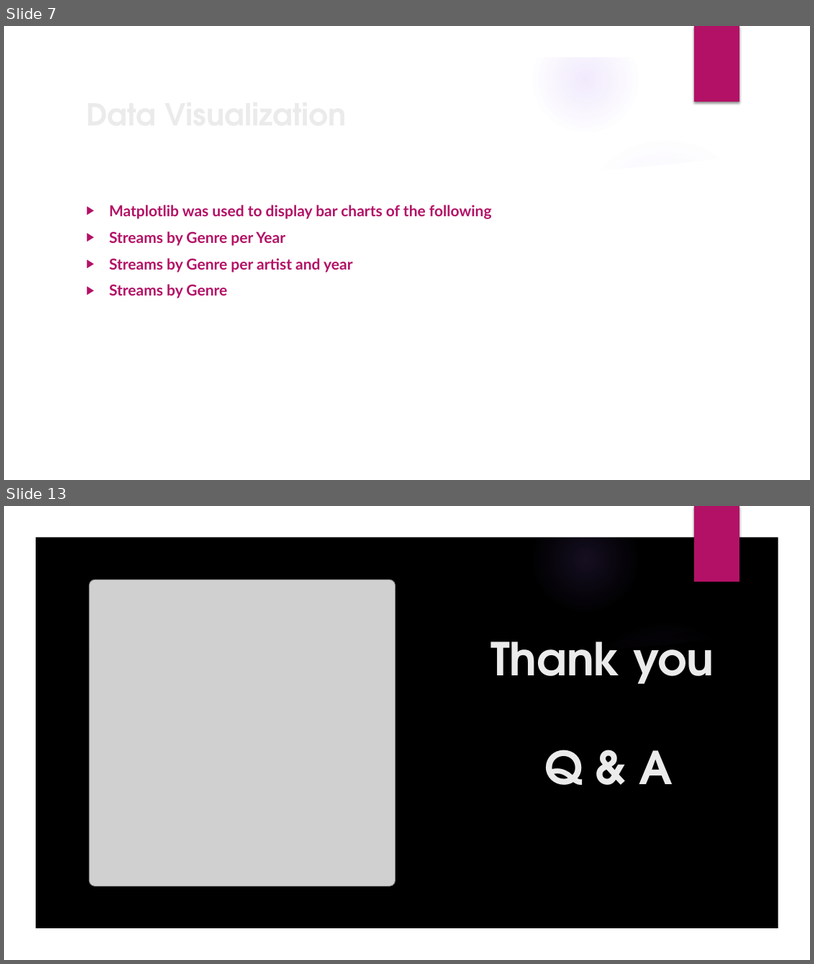
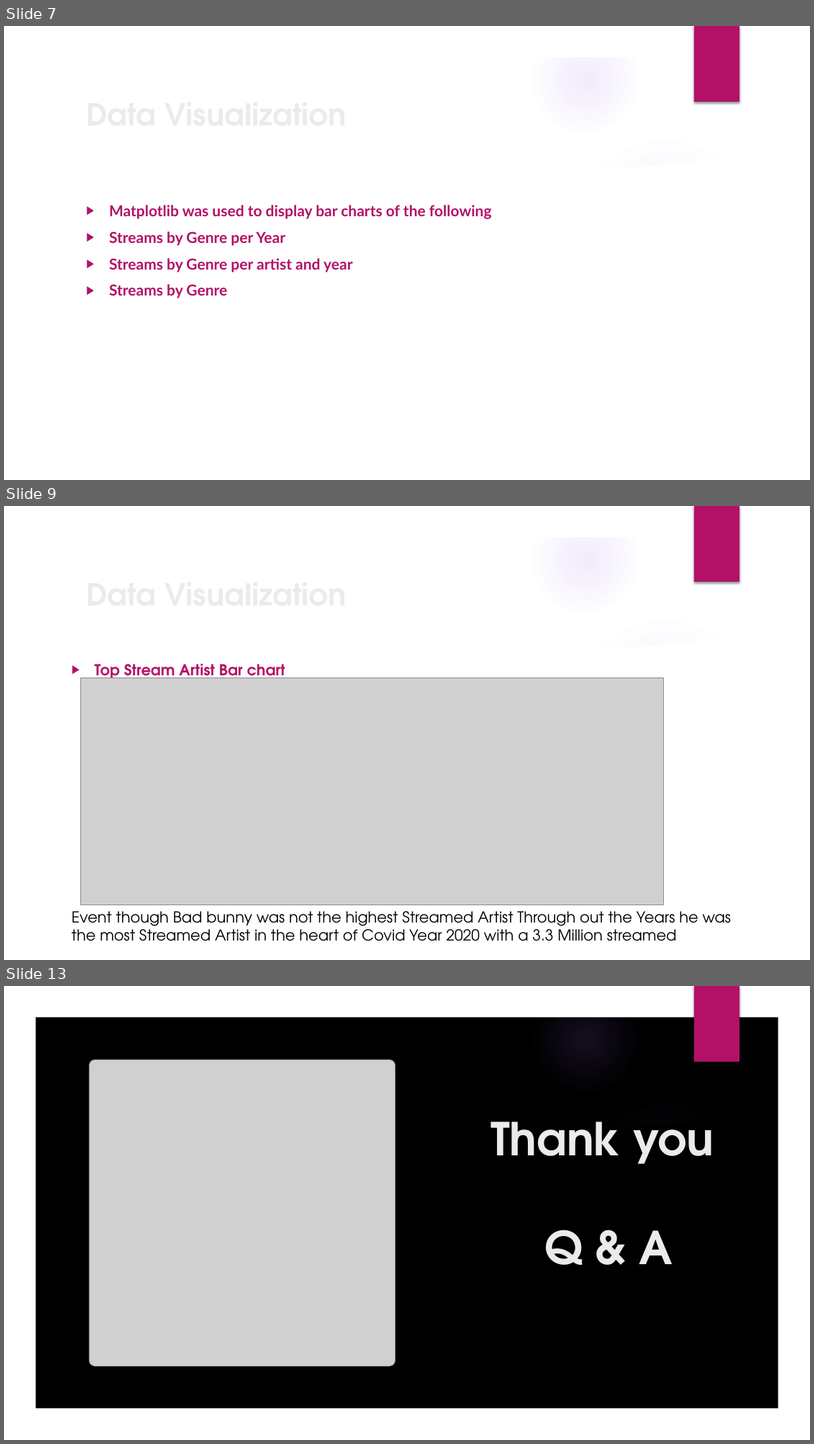
Before and after one commit to The-Music-Notes/Music_Data, a slide deck: Music Notes 2024.pptx. Shown one above the other, each under a label of ours: slides 7 and 13 before the commit, slides 7, 9 and 13 after it; the slides between them are not shown. The pictures are 814x964 and 814x1444 pixels, drawn with LibreOffice and Linux fonts; fonts in the diff are those of the drawing; grey boxes stand for pictures; background and template pictures are left out. Boxes give left, top, right and bottom in pixels: in the first picture for what was removed or moved away, otherwise in the second. Text is boxed around its words. In the diff, an @@ line names an element or a change of style, - is before the commit and + after.

```diff
--- a/Music Notes 2024.pptx
+++ b/Music Notes 2024.pptx
@@ slide 9 added at [4, 506, 810, 960], background picture (left out); not listed: 9 template elements that a slide beside it also shows @@
@@ title added at [80, 570, 660, 617], 36 pt, text #EBEBEB, bold @@
+Data Visualization
@@ picture added at [80, 678, 664, 905] @@
@@ text added at [95, 664, 286, 682], 18 pt, text #B31166, bold @@
+▶ Top Stream Artist Bar chart
@@ text added at [72, 911, 732, 941], 18 pt, text #000000 @@
+Event though Bad bunny was not the highest Streamed Artist Through out the Years he was the most Streamed Artist in the heart of Covid Year 2020 with a 3.3 Million streamed
```
Also in this commit, not shown: 3 slides changed, 1 other slide added, 2 slides removed, 11 other files.
